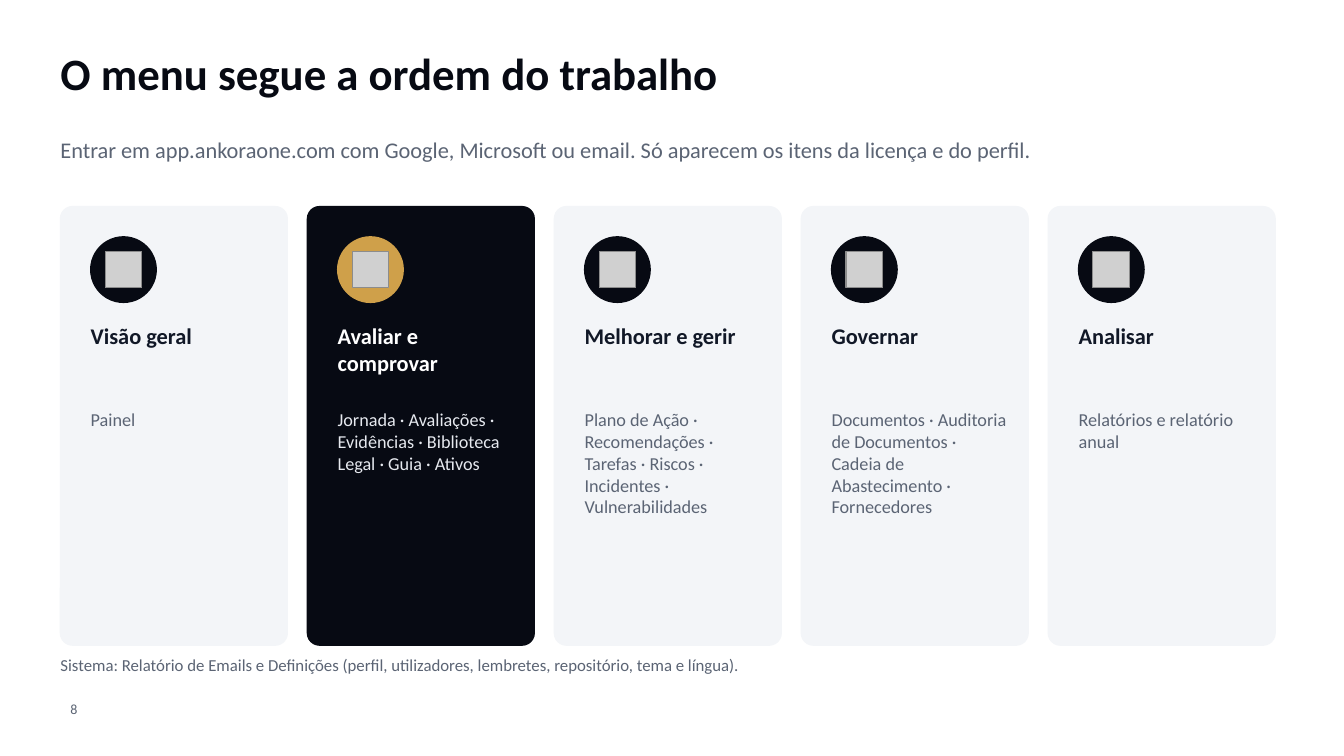
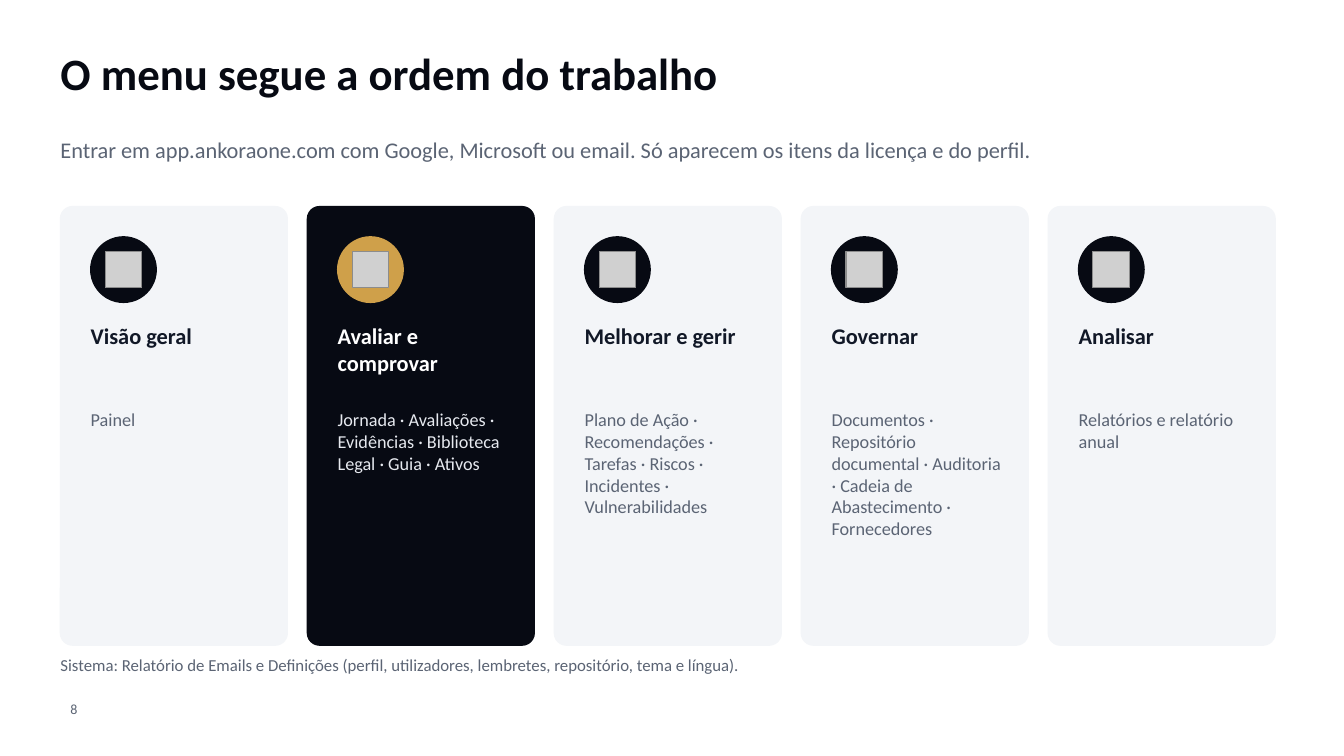
Before and after one commit to dbastoscarvalho23/Securematurity, a slide deck: slide 8 of docs/onboarding/AnkoraOne-Apresentacao-Onboarding.pptx. Drawn at 1344x756 pixels with LibreOffice and Linux fonts; fonts in the diff are those of the drawing; grey boxes stand for pictures; background and template pictures are left out. Boxes give left, top, right and bottom in pixels: in the first picture for what was removed or moved away, otherwise in the second. Text is boxed around its words. In the diff, an @@ line names an element or a change of style, - is before the commit and + after.

```diff
--- a/docs/onboarding/AnkoraOne-Apresentacao-Onboarding.pptx
+++ b/docs/onboarding/AnkoraOne-Apresentacao-Onboarding.pptx
@@ text at [832,414,1000,535]: text changed @@
-Documentos · Auditoria de Documentos · Cadeia de Abastecimento · Fornecedores
+Documentos · Repositório documental · Auditoria · Cadeia de Abastecimento · Fornecedores
```
Also in this commit, not shown: 7 other slides changed, 2 slides added, 12 other files.
